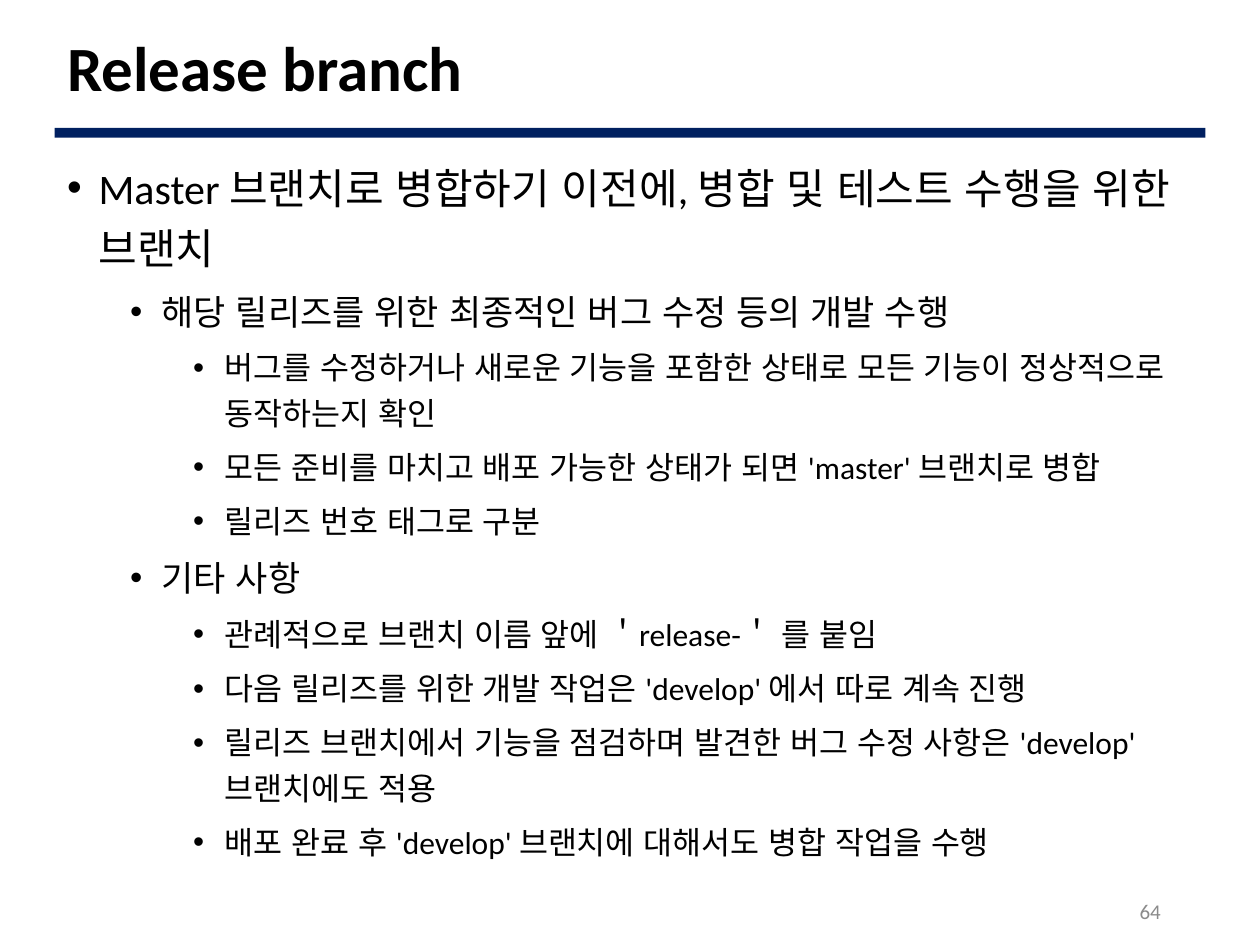
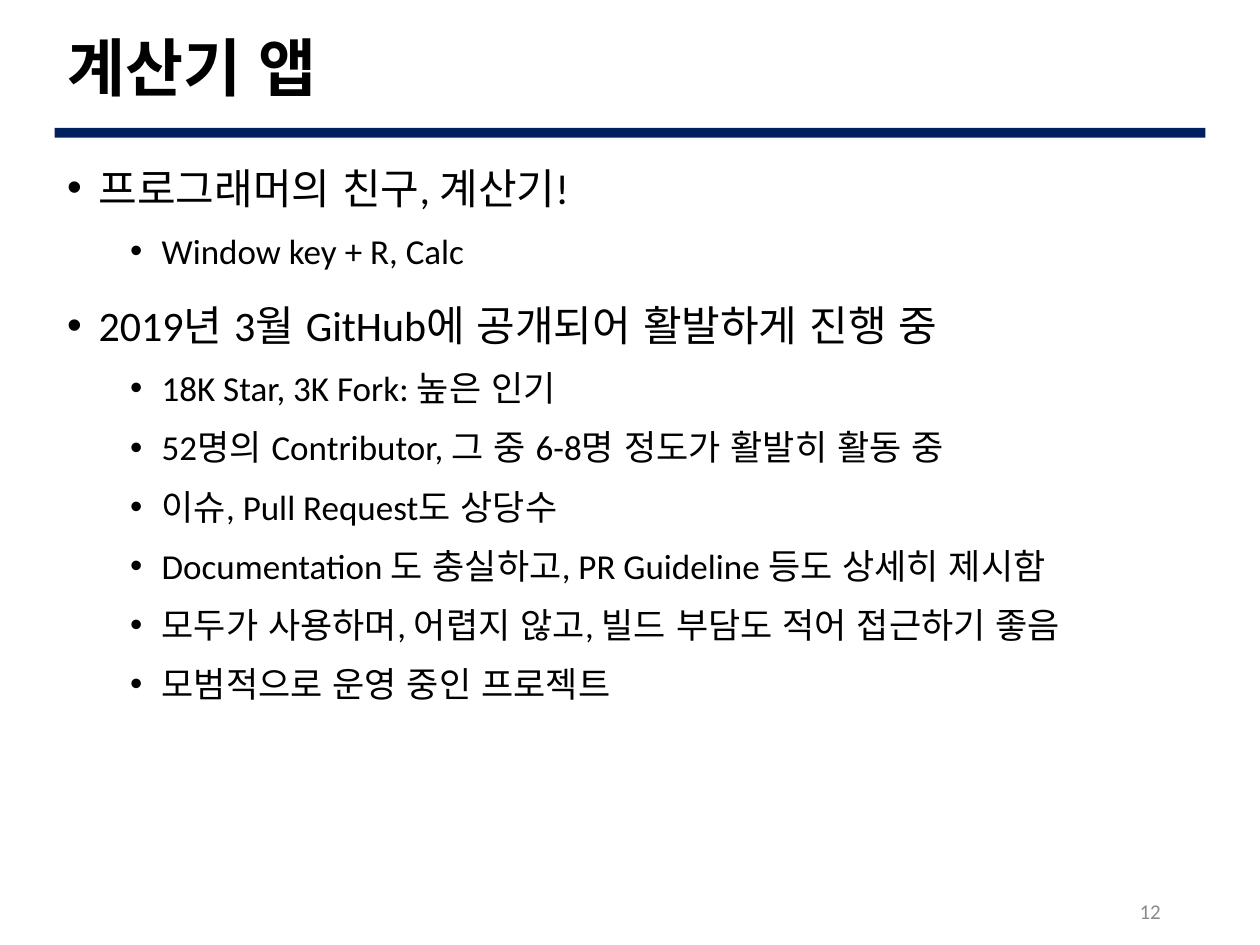
Before and after one commit to JBNU-JEduTools/osscourse, a slide deck: slide 12 of Slides/8. 코드 분석 1.pptx (slide 64 before the commit). Drawn at 1260x945 pixels with LibreOffice and Linux fonts; fonts in the diff are those of the drawing; background and template pictures are left out. Boxes give left, top, right and bottom in pixels: in the first picture for what was removed or moved away, otherwise in the second. Text is boxed around its words. In the diff, an @@ line names an element or a change of style, - is before the commit and + after.

```diff
--- a/Slides/8. 코드 분석 1.pptx
+++ b/Slides/8. 코드 분석 1.pptx
@@ title at (67, 38, 317, 97): text changed @@
-Release branch
+계산기 앱
@@ text at (99, 169, 1060, 700): text changed; size 18 to 20 pt @@
-• Master 브랜치로 병합하기 이전에, 병합 및 테스트 수행을 위한 브랜치
-  • 해당 릴리즈를 위한 최종적인 버그 수정 등의 개발 수행
-    • 버그를 수정하거나 새로운 기능을 포함한 상태로 모든 기능이 정상적으로 동작하는지 확인
-    • 모든 준비를 마치고 배포 가능한 상태가 되면 'master' 브랜치로 병합
-    • 릴리즈 번호 태그로 구분
-  • 기타 사항
-    • 관례적으로 브랜치 이름 앞에 ＇release-＇ 를 붙임
-    • 다음 릴리즈를 위한 개발 작업은 'develop' 에서 따로 계속 진행
-    • 릴리즈 브랜치에서 기능을 점검하며 발견한 버그 수정 사항은 'develop' 브랜치에도 적용
-    • 배포 완료 후 'develop' 브랜치에 대해서도 병합 작업을 수행
+• 프로그래머의 친구, 계산기!
+  • Window key + R, Calc
+• 2019년 3월 GitHub에 공개되어 활발하게 진행 중
+  • 18K Star, 3K Fork: 높은 인기
+  • 52명의 Contributor, 그 중 6-8명 정도가 활발히 활동 중
+  • 이슈, Pull Request도 상당수
+  • Documentation 도 충실하고, PR Guideline 등도 상세히 제시함
+  • 모두가 사용하며, 어렵지 않고, 빌드 부담도 적어 접근하기 좋음
+  • 모범적으로 운영 중인 프로젝트
@@ page number at (1140, 905, 1161, 919): text changed @@
-64
+12
```
Also in this commit, not shown: 8 other slides changed, 15 slides added, 40 slides removed, 5 other files.
